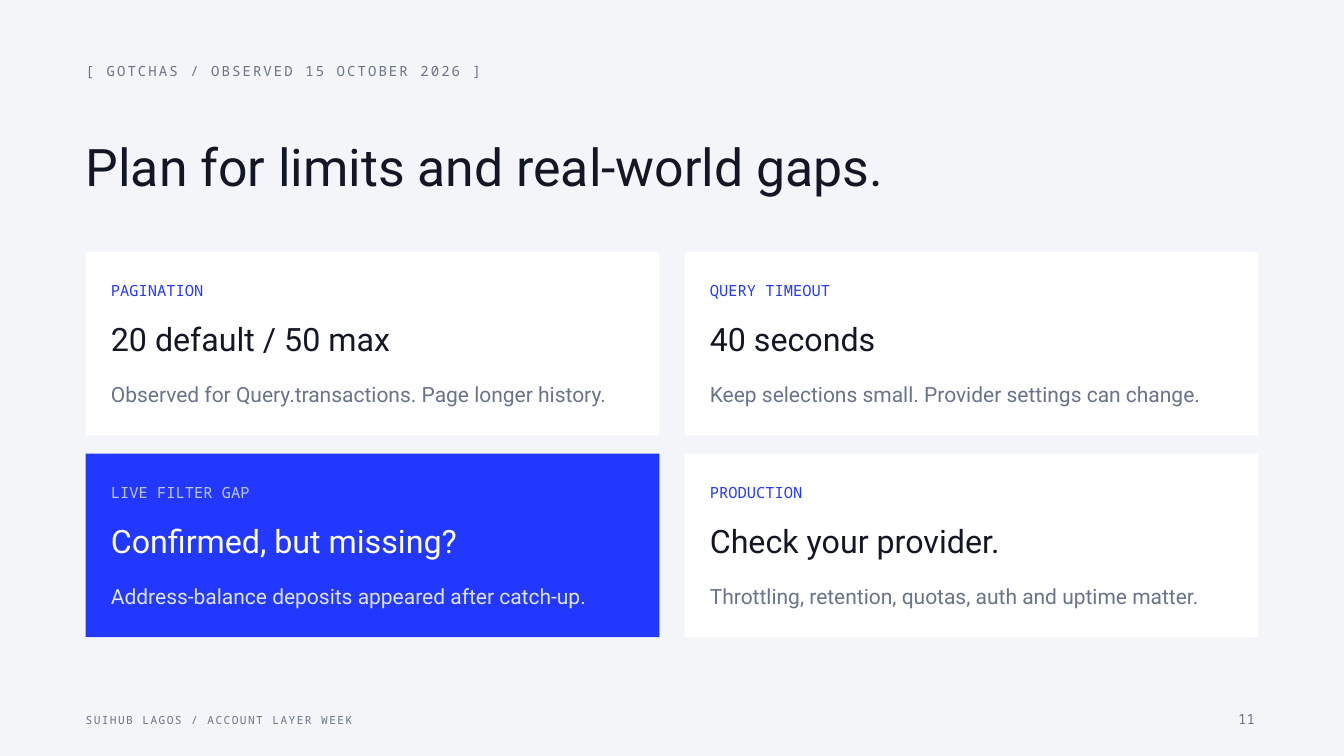
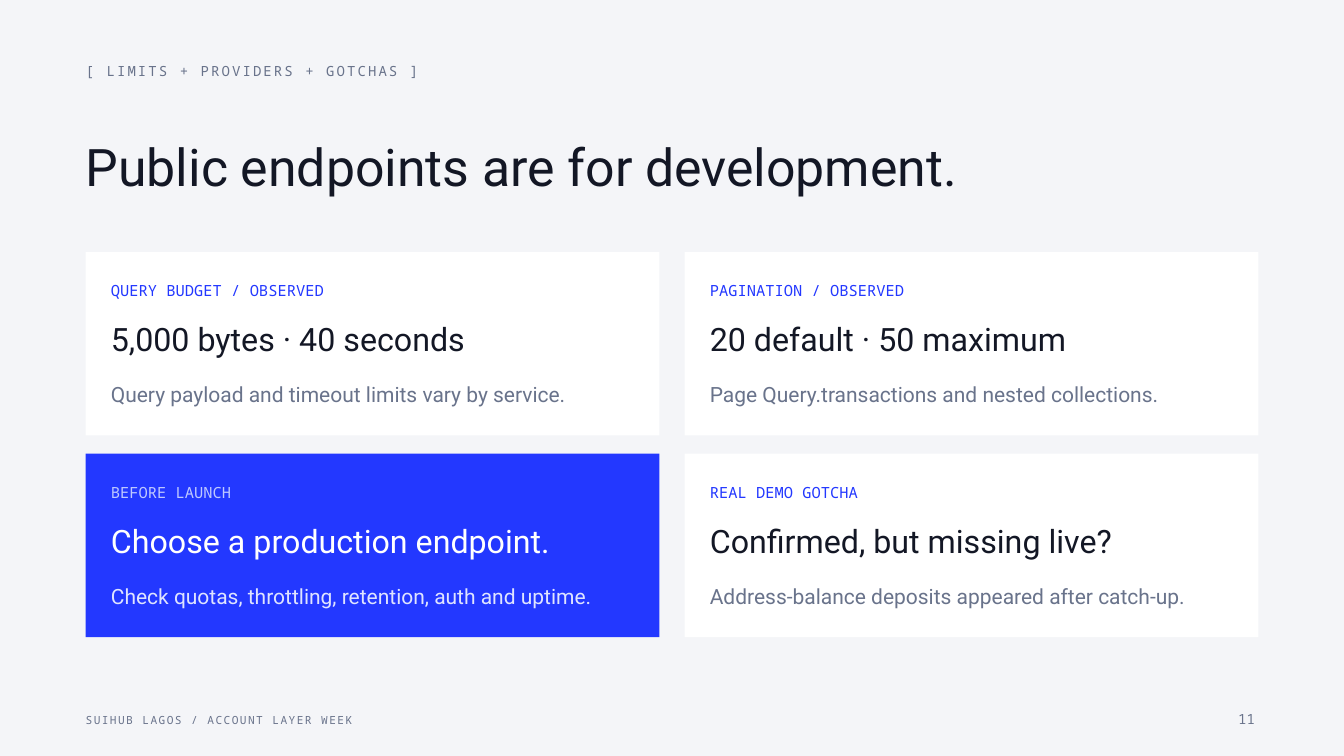
Before and after one commit to Nuel-osas/day3-till, a slide deck: slide 11 of teaching/Day3_Till_Live_Data_Seedless_Style.pptx. Drawn at 1344x756 pixels with LibreOffice and Linux fonts; fonts in the diff are those of the drawing. Boxes give left, top, right and bottom in pixels: in the first picture for what was removed or moved away, otherwise in the second. Text is boxed around its words. In the diff, an @@ line names an element or a change of style, - is before the commit and + after.

```diff
--- a/teaching/Day3_Till_Live_Data_Seedless_Style.pptx
+++ b/teaching/Day3_Till_Live_Data_Seedless_Style.pptx
@@ text at (x1=107, y1=66, x2=397, y2=76): text changed @@
-[ GOTCHAS / OBSERVED 15 OCTOBER 2026 ]
+[ LIMITS + PROVIDERS + GOTCHAS ]
@@ text at (x1=86, y1=146, x2=956, y2=197): text changed @@
-Plan for limits and real-world gaps.
+Public endpoints are for development.
@@ text at (x1=111, y1=285, x2=324, y2=299): text changed @@
-PAGINATION
+QUERY BUDGET / OBSERVED
@@ text at (x1=710, y1=285, x2=904, y2=296): text changed @@
-QUERY TIMEOUT
+PAGINATION / OBSERVED
@@ text at (x1=111, y1=327, x2=464, y2=358): text changed @@
-20 default / 50 max
+5,000 bytes · 40 seconds
@@ text at (x1=710, y1=326, x2=1066, y2=352): text changed @@
-40 seconds
+20 default · 50 maximum
@@ text at (x1=111, y1=386, x2=565, y2=407): text changed @@
-Observed for Query.transactions. Page longer history.
+Query payload and timeout limits vary by service.
@@ text at (x1=710, y1=386, x2=1158, y2=407): text changed @@
-Keep selections small. Provider settings can change.
+Page Query.transactions and nested collections.
@@ text at (x1=111, y1=487, x2=232, y2=498): text changed @@
-LIVE FILTER GAP
+BEFORE LAUNCH
@@ text at (x1=710, y1=487, x2=858, y2=498): text changed @@
-PRODUCTION
+REAL DEMO GOTCHA
@@ text at (x1=111, y1=529, x2=550, y2=560): text changed @@
-Confirmed, but missing?
+Choose a production endpoint.
@@ text at (x1=710, y1=528, x2=1112, y2=560): text changed @@
-Check your provider.
+Confirmed, but missing live?
@@ text at (x1=111, y1=588, x2=591, y2=609): text changed @@
-Address-balance deposits appeared after catch-up.
+Check quotas, throttling, retention, auth and uptime.
@@ text at (x1=710, y1=588, x2=1184, y2=608): text changed @@
-Throttling, retention, quotas, auth and uptime matter.
+Address-balance deposits appeared after catch-up.
```
Also in this commit, not shown: 9 other slides changed, 5 slides added, 5 slides removed, 5 other files.
